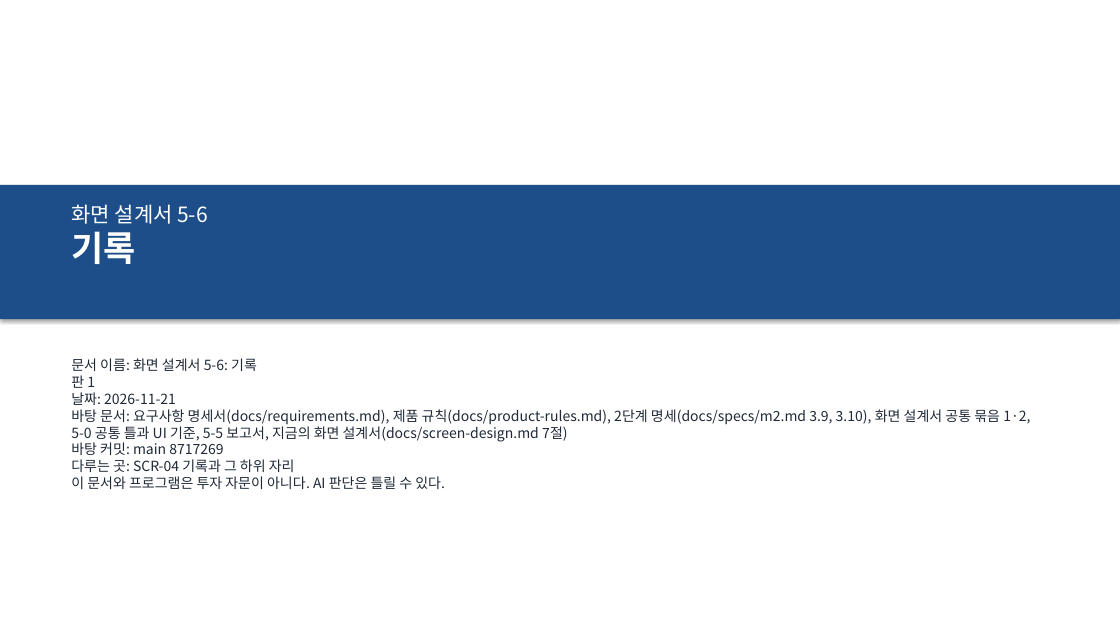
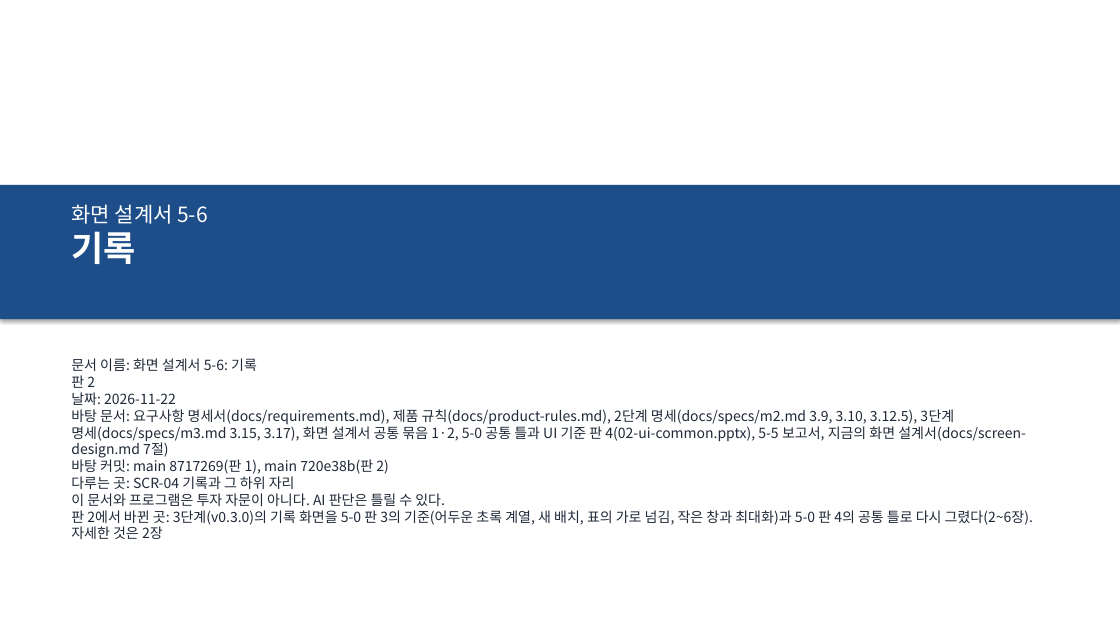
Before and after one commit to khy920723/coin-report-trader, a slide deck: slide 1 of docs/screen-design/21-history.pptx. Drawn at 1120x630 pixels with LibreOffice and Linux fonts; fonts in the diff are those of the drawing. Boxes give left, top, right and bottom in pixels: in the first picture for what was removed or moved away, otherwise in the second. Text is boxed around its words. In the diff, an @@ line names an element or a change of style, - is before the commit and + after.

```diff
--- a/docs/screen-design/21-history.pptx
+++ b/docs/screen-design/21-history.pptx
@@ text at [71, 375, 1026, 474]: text changed @@
-판 1
-날짜: 2026-11-21
-바탕 문서: 요구사항 명세서(docs/requirements.md), 제품 규칙(docs/product-rules.md), 2단계 명세(docs/specs/m2.md 3.9, 3.10), 화면 설계서 공통 묶음 1·2, 5-0 공통 틀과 UI 기준, 5-5 보고서, 지금의 화면 설계서(docs/screen-design.md 7절)
-바탕 커밋: main 8717269
+판 2
+날짜: 2026-11-22
+바탕 문서: 요구사항 명세서(docs/requirements.md), 제품 규칙(docs/product-rules.md), 2단계 명세(docs/specs/m2.md 3.9, 3.10, 3.12.5), 3단계 명세(docs/specs/m3.md 3.15, 3.17), 화면 설계서 공통 묶음 1·2, 5-0 공통 틀과 UI 기준 판 4(02-ui-common.pptx), 5-5 보고서, 지금의 화면 설계서(docs/screen-design.md 7절)
+바탕 커밋: main 8717269(판 1), main 720e38b(판 2)
@@ text at [71, 510, 1033, 539]: paragraph added @@
+판 2에서 바뀐 곳: 3단계(v0.3.0)의 기록 화면을 5-0 판 3의 기준(어두운 초록 계열, 새 배치, 표의 가로 넘김, 작은 창과 최대화)과 5-0 판 4의 공통 틀로 다시 그렸다(2~6장). 자세한 것은 2장
```
Also in this commit, not shown: 10 other slides changed, 5 slides added, 8 other files.
